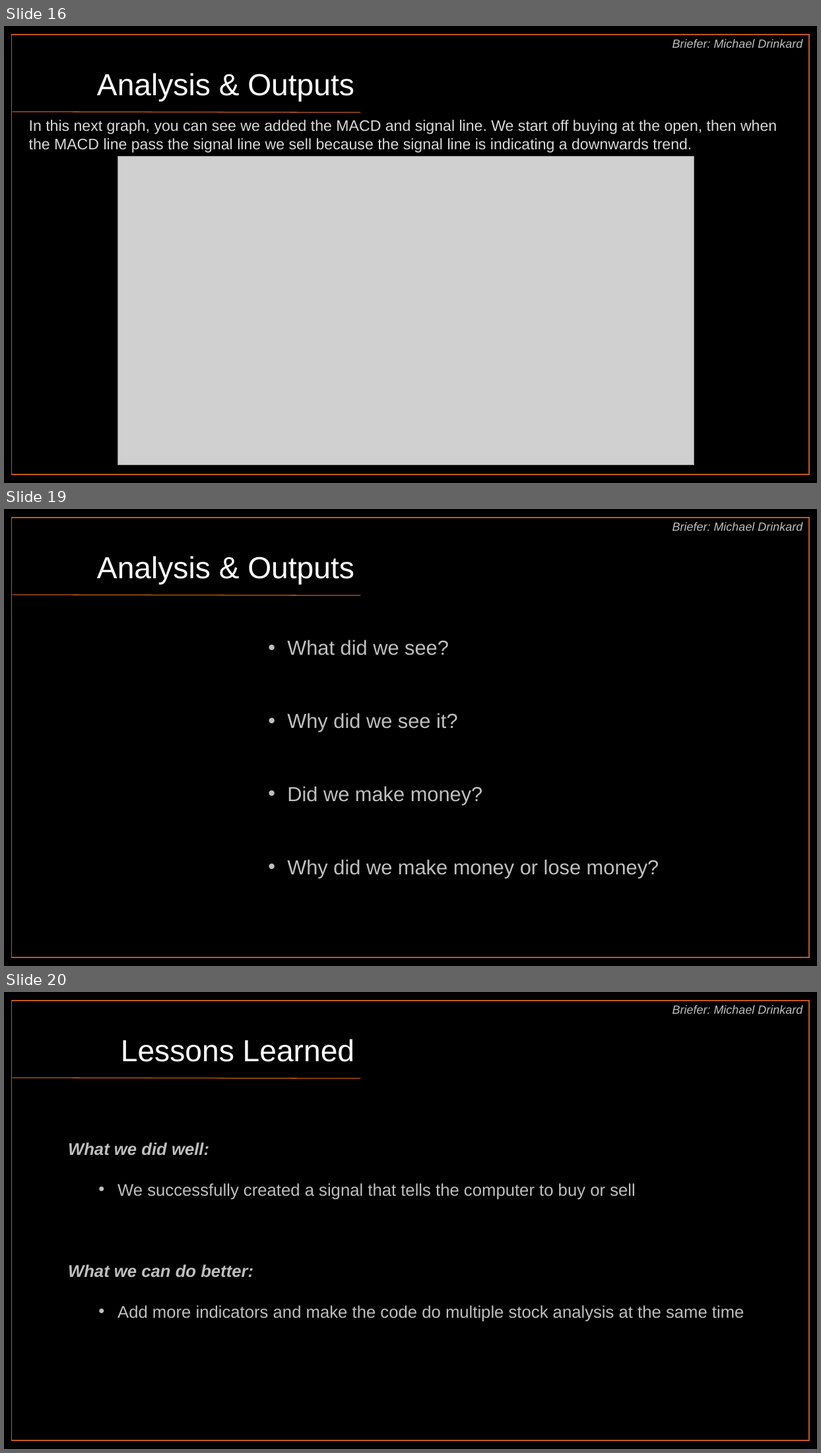
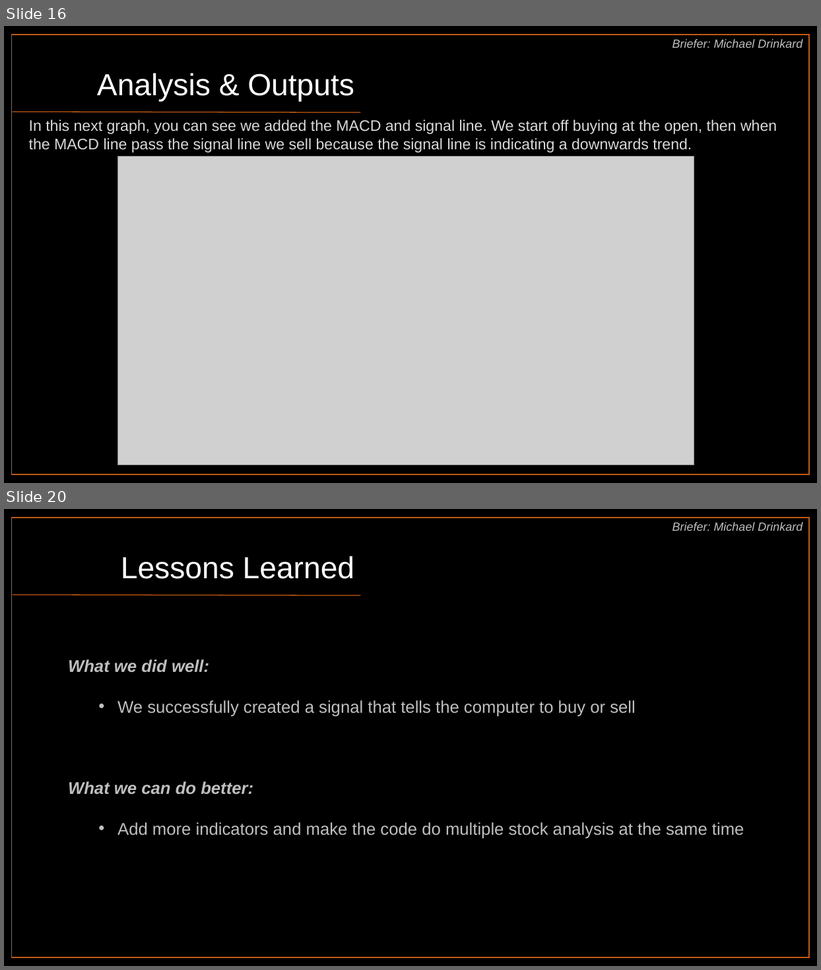
Before and after one commit to harithmd1/project1_group2, a slide deck: MACD_Indicators_Group_2.pptx. Shown one above the other, each under a label of ours: slides 16, 19 and 20 before the commit, slides 16 and 20 after it; the slides between them are not shown. The pictures are 821x1453 and 821x970 pixels, drawn with LibreOffice and Linux fonts; fonts in the diff are those of the drawing; grey boxes stand for pictures. Boxes give left, top, right and bottom in pixels: in the first picture for what was removed or moved away, otherwise in the second. Text is boxed around its words. In the diff, an @@ line names an element or a change of style, - is before the commit and + after.

Commit message:
Latest change w Michael's edits

```diff
--- a/MACD_Indicators_Group_2.pptx
+++ b/MACD_Indicators_Group_2.pptx
@@ slide 19 removed at (x1=4, y1=509, x2=817, y2=966), background #FFFFFF @@
@@ rectangle removed at (x1=4, y1=509, x2=817, y2=966) @@
@@ rectangle removed at (x1=11, y1=518, x2=809, y2=958) @@
@@ text removed at (x1=673, y1=522, x2=803, y2=531) @@
-Briefer: Michael Drinkard
@@ text removed at (x1=97, y1=556, x2=354, y2=585) @@
-Analysis & Outputs
@@ line removed from (13, 595) to (361, 595) @@
@@ text removed at (x1=287, y1=640, x2=659, y2=879) @@
-• What did we see?
-• Why did we see it?
-• Did we make money?
-• Why did we make money or lose money?
```
Also in this commit, not shown: 1 slide added.
